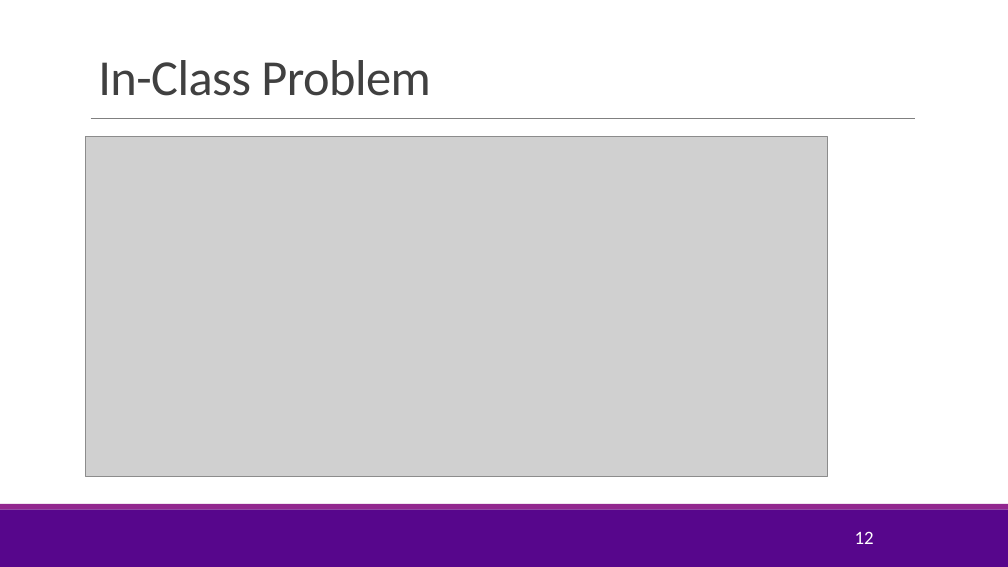
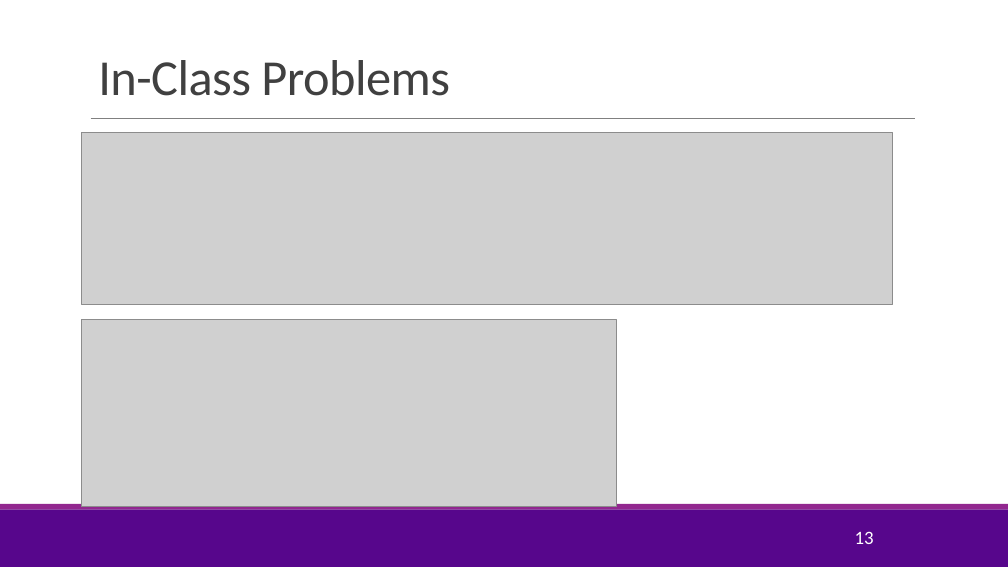
Before and after one commit to sdrangan/wirelesscomm, a slide deck: slide 13 of lectures/Unit03_Fading.pptx (slide 12 before the commit). Drawn at 1008x567 pixels with LibreOffice and Linux fonts; fonts in the diff are those of the drawing; grey boxes stand for pictures; background and template pictures are left out. Boxes give left, top, right and bottom in pixels: in the first picture for what was removed or moved away, otherwise in the second. Text is boxed around its words. In the diff, an @@ line names an element or a change of style, - is before the commit and + after.

Commit message:
Added the Unit 3 videos and in class exercises.

```diff
--- a/lectures/Unit03_Fading.pptx
+++ b/lectures/Unit03_Fading.pptx
@@ title at <box>98,60,450,96</box>: text changed @@
-In-Class Problem
+In-Class Problems
@@ picture added at <box>82,132,893,304</box> @@
@@ picture removed at <box>85,137,827,476</box> @@
@@ picture added at <box>82,320,616,507</box> @@
@@ page number at <box>855,531,874,544</box>: text changed @@
-12
+13
```
Also in this commit, not shown: 15 other slides changed, 13 slides added, 6 slides removed, 11 other files.
